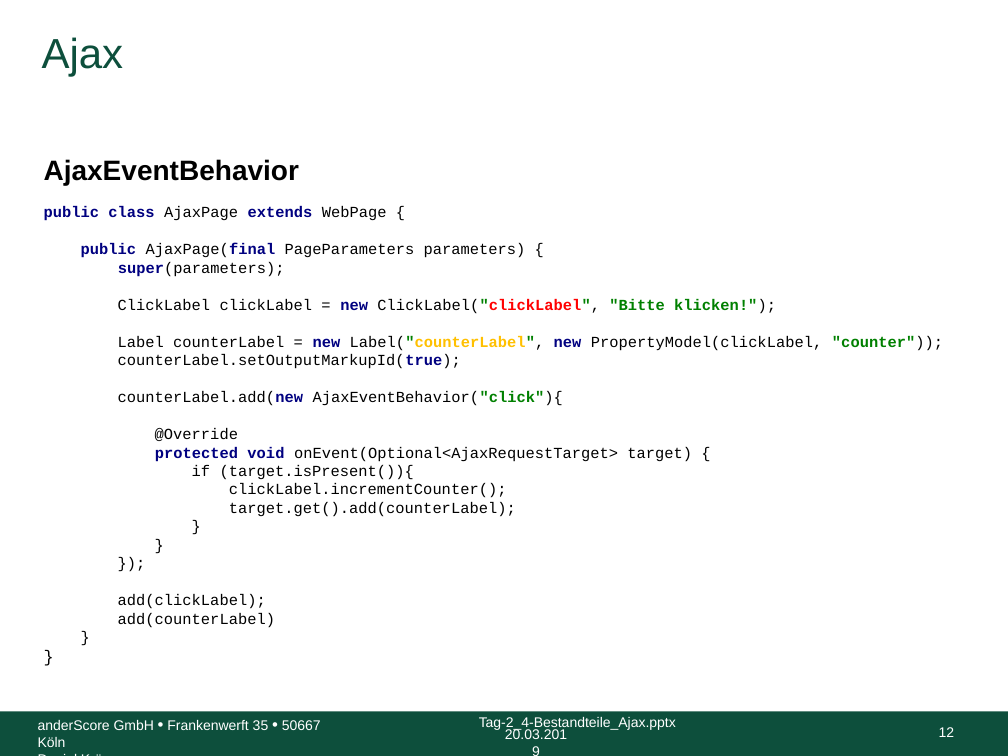
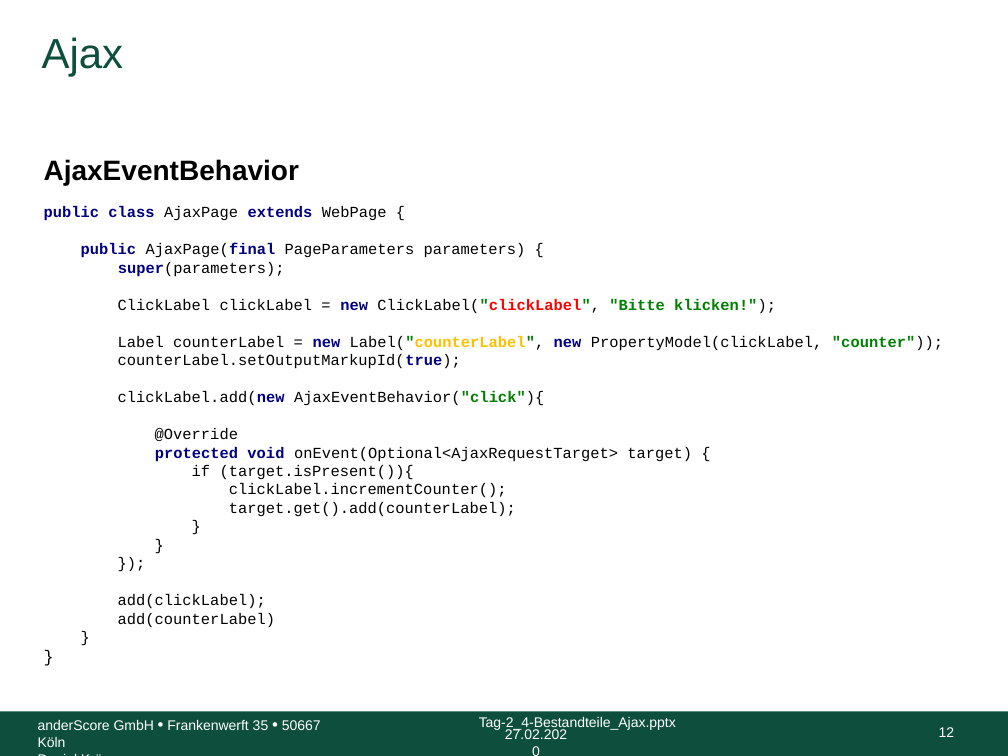
Before and after one commit to anderscore-gmbh/wicket-training, a slide deck: slide 12 of slides/Tag-2_4-Bestandteile_Ajax.pptx. Drawn at 1008x756 pixels with LibreOffice and Linux fonts; fonts in the diff are those of the drawing; background and template pictures are left out. Boxes give left, top, right and bottom in pixels: in the first picture for what was removed or moved away, otherwise in the second. Text is boxed around its words. In the diff, an @@ line names an element or a change of style, - is before the commit and + after.

```diff
--- a/slides/Tag-2_4-Bestandteile_Ajax.pptx
+++ b/slides/Tag-2_4-Bestandteile_Ajax.pptx
@@ text at <box>118,391,692,462</box>: text changed @@
-counterLabel.add(new AjaxEventBehavior("click"){
-@Override
-protected void onEvent(Optional<AjaxRequestTarget> target) {
+clickLabel.add(new AjaxEventBehavior("click"){
+@Override
+protected void onEvent(Optional<AjaxRequestTarget> target) {
@@ text at <box>505,729,567,739</box>: text changed @@
-20.03.2019
+27.02.2020
```
Also in this commit, not shown: 11 other slides changed, 4 other files.
